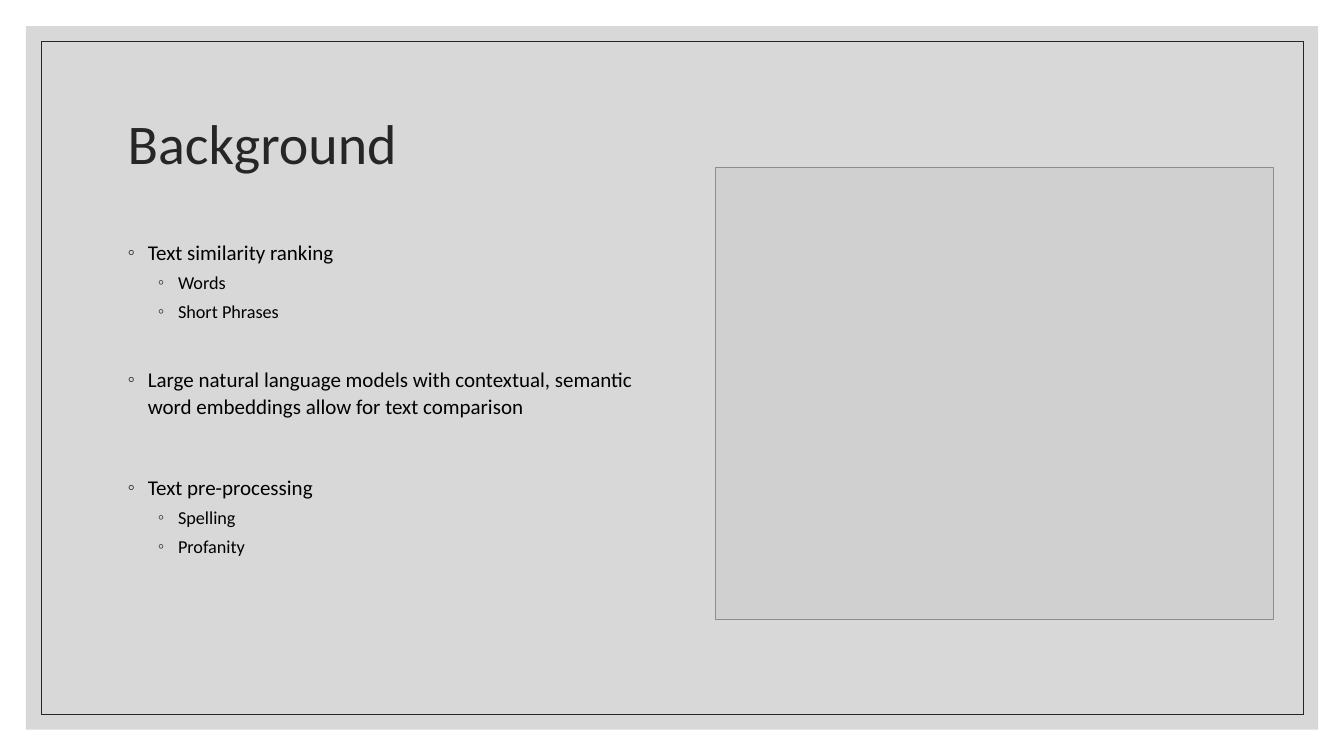
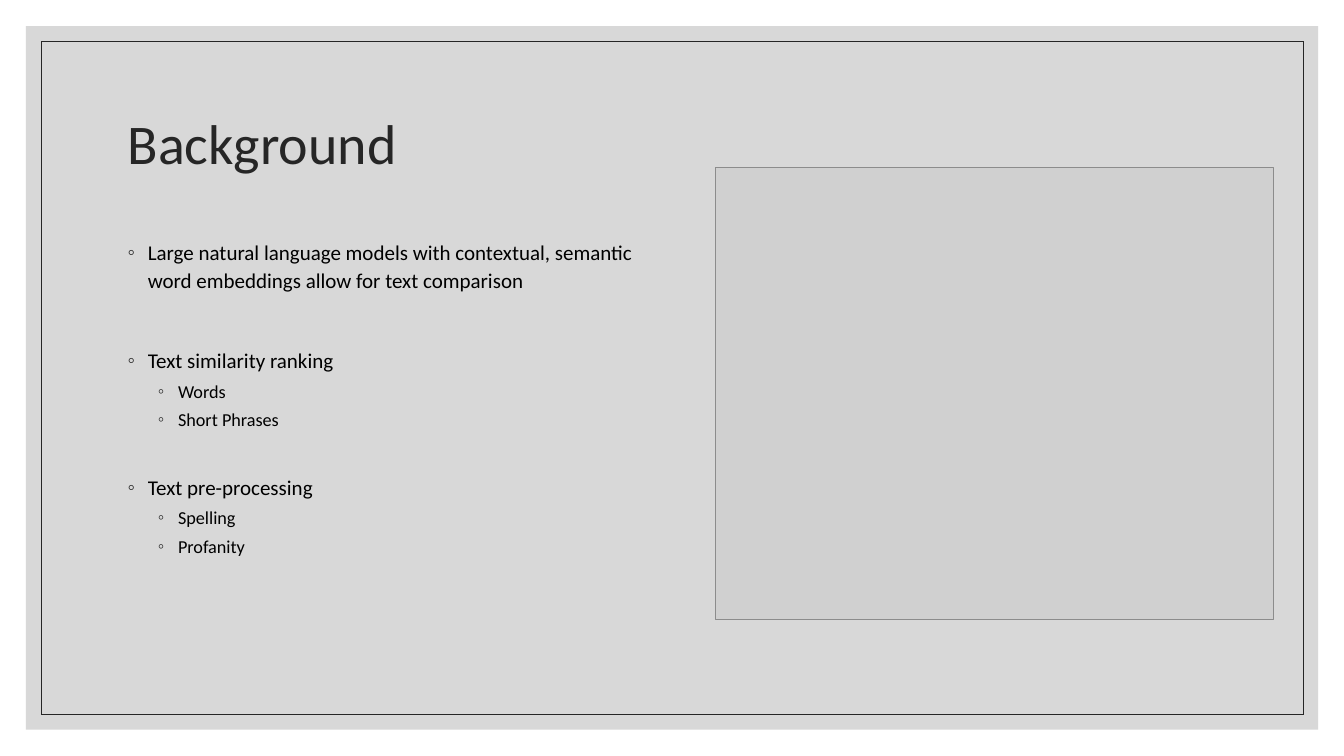
Before and after one commit to NalaniKai/TextSimilarity, a slide deck: slide 2 of docs/Text Similarity.pptx. Drawn at 1344x756 pixels with LibreOffice and Linux fonts; fonts in the diff are those of the drawing; grey boxes stand for pictures. Boxes give left, top, right and bottom in pixels: in the first picture for what was removed or moved away, otherwise in the second. Text is boxed around its words. In the diff, an @@ line names an element or a change of style, - is before the commit and + after.

Commit message:
modified comparison corpus and rankers

```diff
--- a/docs/Text Similarity.pptx
+++ b/docs/Text Similarity.pptx
@@ text at [148, 245, 632, 292]: paragraph added @@
+◦ Large natural language models with contextual, semantic word embeddings allow for text comparison
@@ text at [148, 372, 632, 418]: paragraph removed @@
-◦ Large natural language models with contextual, semantic word embeddings allow for text comparison
```
Also in this commit, not shown: 3 other files.
